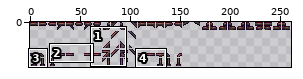
A sprite sheet gets an edit: Tiles/Ashen/Catwalk.png. Above, an overview of the earlier version with the close-up marked.
Close-up. First the earlier version:
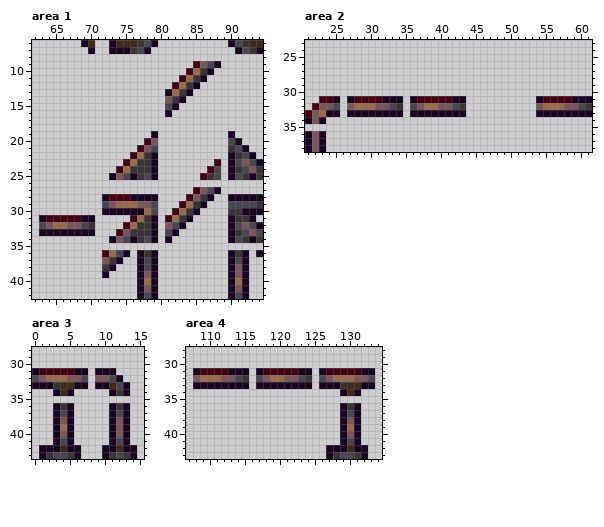
The file is 522x90 pixels, drawn in blocks of 2x2; one block is one cell here. Shown: area 1: x 62..94, y 6..42; area 2: x 21..61, y 23..38; area 3: x 0..15, y 28..43; area 4: x 107..134, y 28..43. The commit also changed other parts of the picture, which this record leaves out.
Once edited:
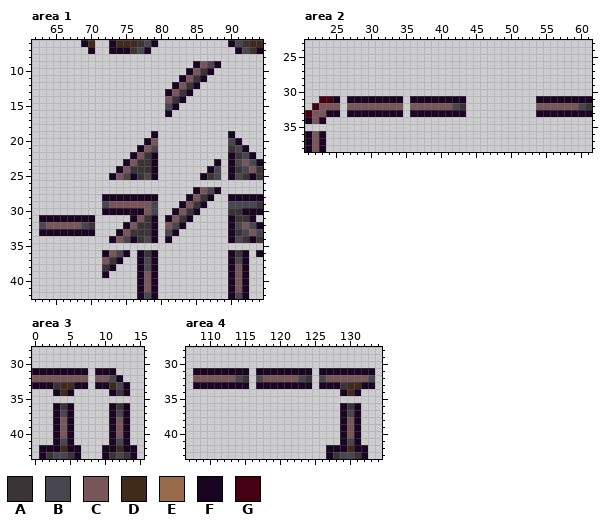
Palette (. is transparent): A #3b3436  B #48464f  C #785659  D #402b1b  E #976b4b  F #190421  G #460013
Change:
Area 1:
The edit turns colour E into colour C in row 10 at x 85; in row 11 at x 84; in row 12 at x 83; in row 13 at x 82; in row 22 at x 77; in row 23 at x 76.
The edit turns colour E into colour C in row 24 at x 75; in row 29 at x 74 to 76 and 84; in row 30 at x 78 and 83; in row 31 at x 77 and 82; in row 32 at x 65 to 66 and 76; in row 36 at x 73.
The edit turns colour E into colour C in row 40 at x 78 and 91.
The edit turns colour G into colour F in row 9 at x 85; in row 10 at x 84; in row 11 at x 83; in row 12 at x 82; in row 20 at x 78; in row 21 at x 77.
The edit turns colour G into colour F in row 22 at x 76; in row 23 at x 75 and 88; in row 24 at x 74 and 87; in row 25 at x 86; in row 27 at x 85; in row 28 at x 73 to 75 and 84.
The edit turns colour G into colour F in row 29 at x 83; in row 30 at x 82; in row 31 at x 64 to 68, 76 and 81; in row 32 at x 75; in row 33 at x 74; in row 36 at x 72.
Area 2:
The edit turns colour A into colour C in row 32 at x 34.
The edit turns colour B into colour C in row 32 at x 25, 33 and 36.
The edit turns colour E into colour C in row 32 at x 28 to 30, 38 to 39 and 55 to 57; in row 33 at x 23.
The edit turns colour G into colour F in row 31 at x 28 to 31, 37 to 41 and 55 to 58.
Area 3:
The edit turns colour B into colour C in row 32 at x 0 and 7.
The edit turns colour E into colour C in row 32 at x 2 to 4; in row 39 at x 4.
The edit turns colour G into colour F in row 31 at x 1 to 5.
Area 4:
The edit turns colour E into colour C in row 32 at x 109 to 111, 119 to 120 and 128 to 130; in row 39 at x 130.
The edit turns colour G into colour F in row 31 at x 109 to 112, 118 to 122 and 127 to 131.
